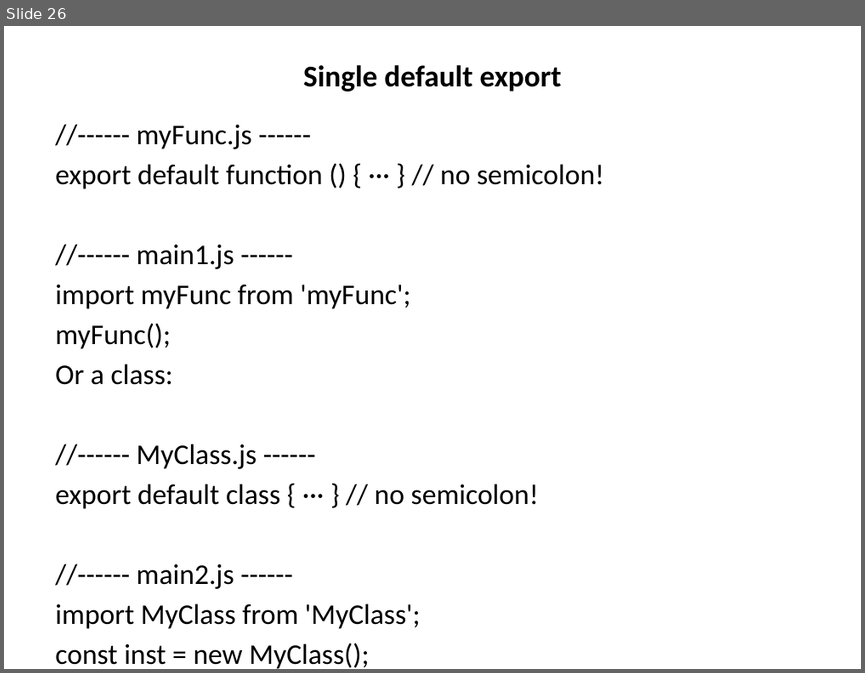
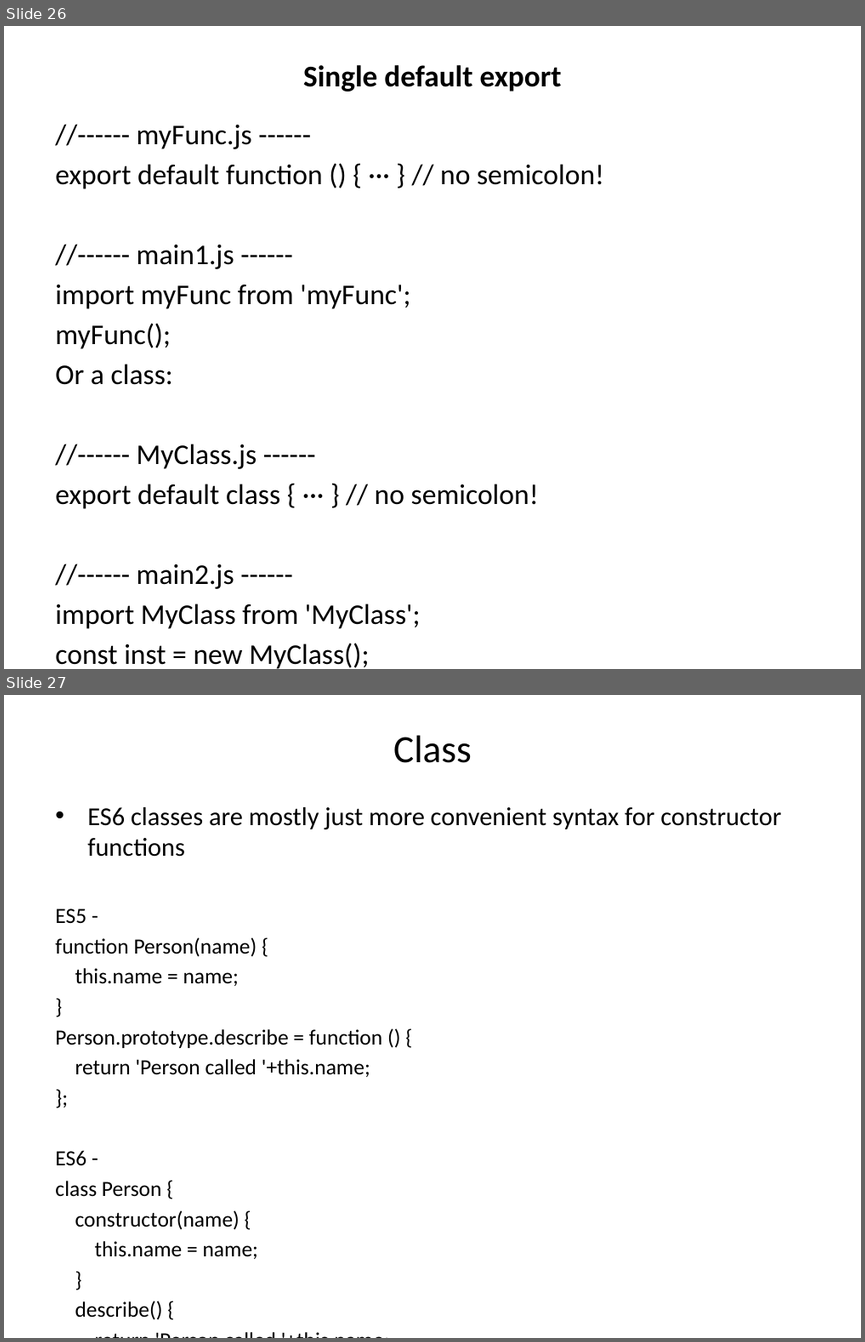
Before and after one commit to jaybidwai02/jsFrameworks, a slide deck: es6/ES6.pptx. Shown one above the other, each under a label of ours: slide 26 before the commit, slides 26 and 27 after it. The pictures are 865x673 and 865x1342 pixels, drawn with LibreOffice and Linux fonts; fonts in the diff are those of the drawing. Boxes give left, top, right and bottom in pixels: in the first picture for what was removed or moved away, otherwise in the second. Text is boxed around its words. In the diff, an @@ line names an element or a change of style, - is before the commit and + after.

```diff
--- a/es6/ES6.pptx
+++ b/es6/ES6.pptx
@@ slide 27 added at (4,695,861,1338), background #FFFFFF @@
@@ title added at (393,735,472,763), 32.4 pt, text #000000 @@
+Class
@@ text added at (55,807,781,1320), 18.2 pt, text #000000 @@
+• ES6 classes are mostly just more convenient syntax for constructor functions
+ES5 -
+function Person(name) {
+this.name = name;
+}
+Person.prototype.describe = function () {
+return 'Person called '+this.name;
+};
+ES6 -
+class Person {
+constructor(name) {
+this.name = name;
+}
+describe() {
+return 'Person called '+this.name;
+}
+}
```
Also in this commit, not shown: 4 other slides added.
